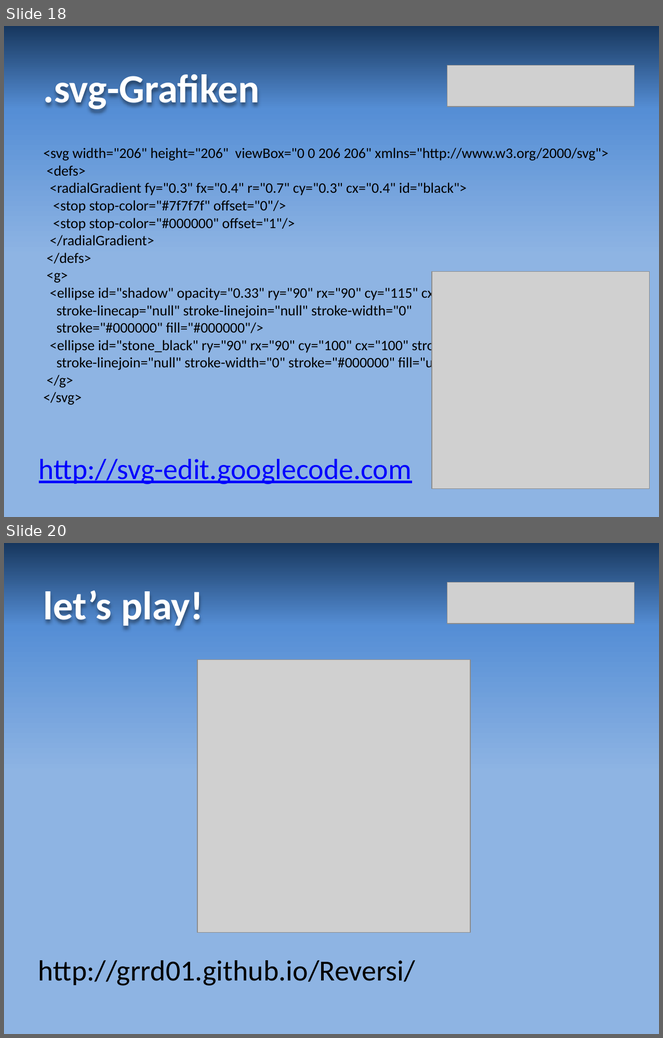
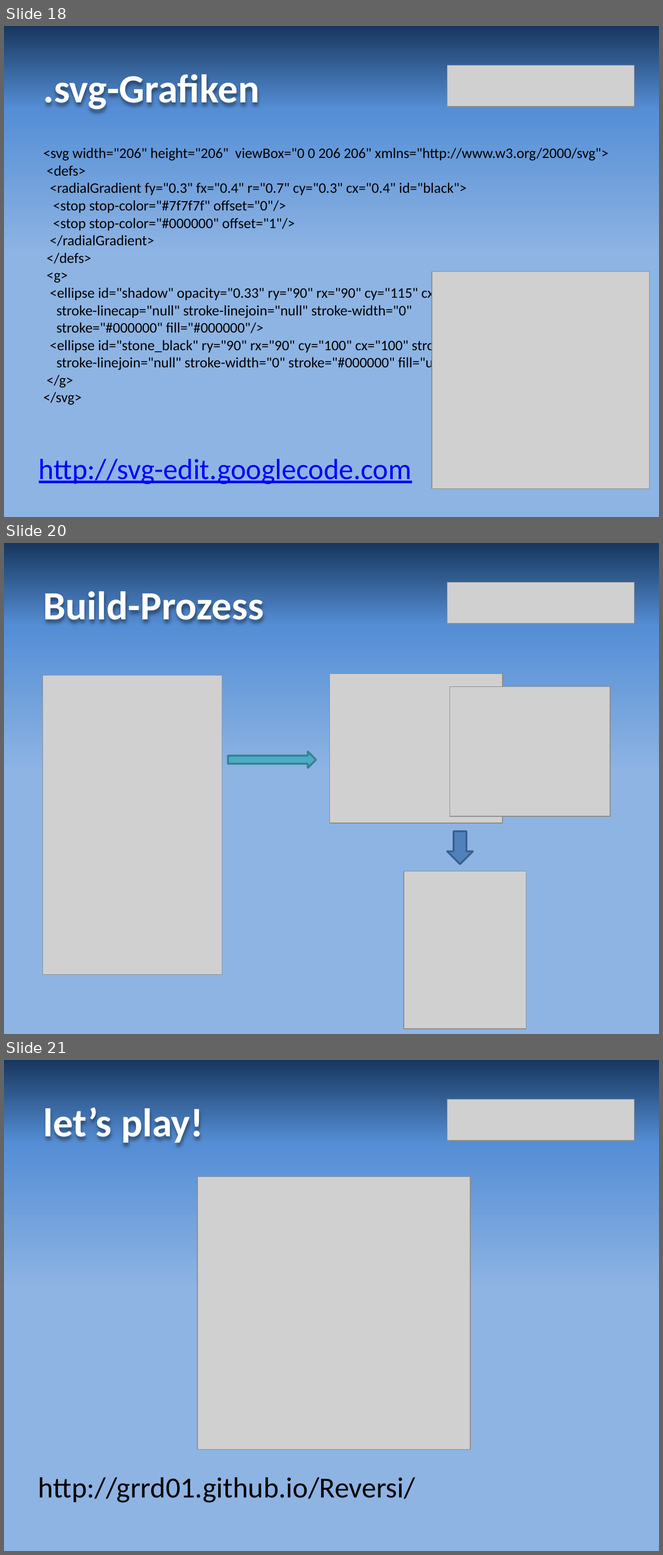
Before and after one commit to grrd01/Reversi---Legacy-BFH-Version, a slide deck: resources/reversi_praesentation.pptx. Shown one above the other, each under a label of ours: slides 18 and 20 before the commit, slides 18, 20 and 21 after it; the slides between them are not shown. The pictures are 663x1038 and 663x1555 pixels, drawn with LibreOffice and Linux fonts; fonts in the diff are those of the drawing; grey boxes stand for pictures. Boxes give left, top, right and bottom in pixels: in the first picture for what was removed or moved away, otherwise in the second. Text is boxed around its words. In the diff, an @@ line names an element or a change of style, - is before the commit and + after.

Commit message:
add presentation

```diff
--- a/resources/reversi_praesentation.pptx
+++ b/resources/reversi_praesentation.pptx
@@ slide 20 added at (4,543,659,1034), background gradient #17375E to #558ED5 to #8EB4E3 @@
@@ picture added at (448,583,635,624) @@
@@ title added at (44,591,264,622), 44 pt, text #FFFFFF, bold @@
+Build-Prozess
@@ picture added at (42,676,222,975) @@
@@ picture added at (330,674,503,823) @@
@@ picture added at (450,687,611,817) @@
@@ right arrow added at (228,752,316,768), fill #4BACC6, outline #377F92 2 pt @@
@@ down arrow added at (448,831,473,864), fill #4F81BD, outline #3A5F8C 2 pt @@
@@ picture added at (404,871,526,1029) @@
@@ what was slide 20 is now slide 21 @@
```
Also in this commit, not shown: 1 other slide added, 1 slide removed.
